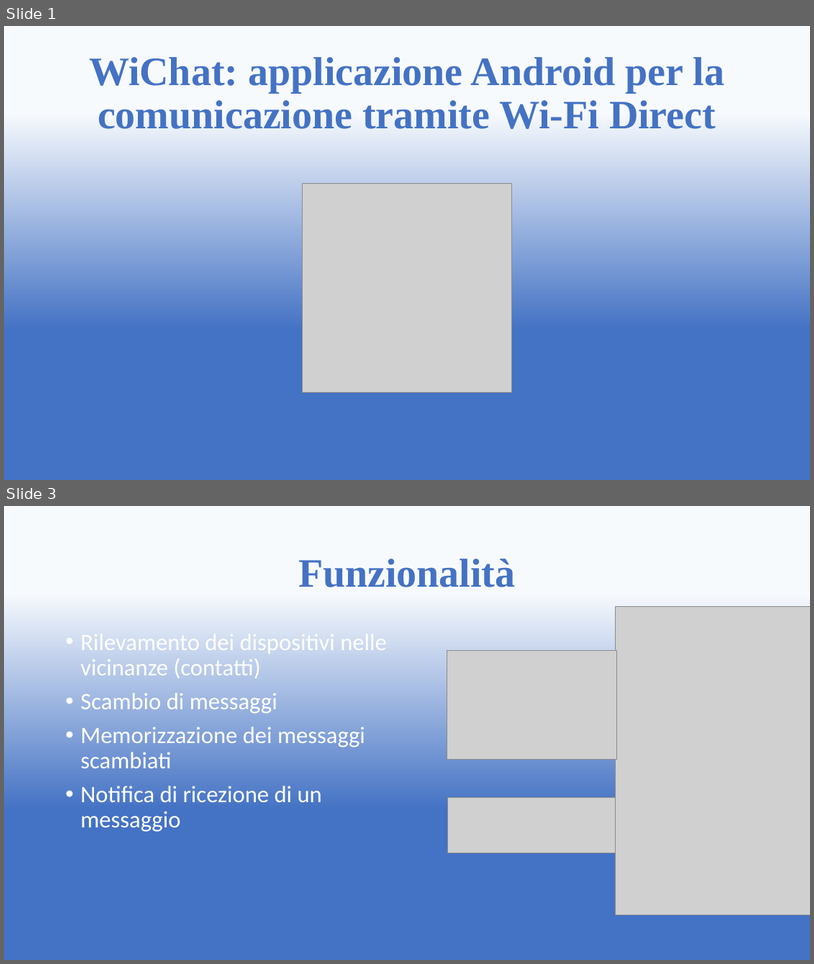
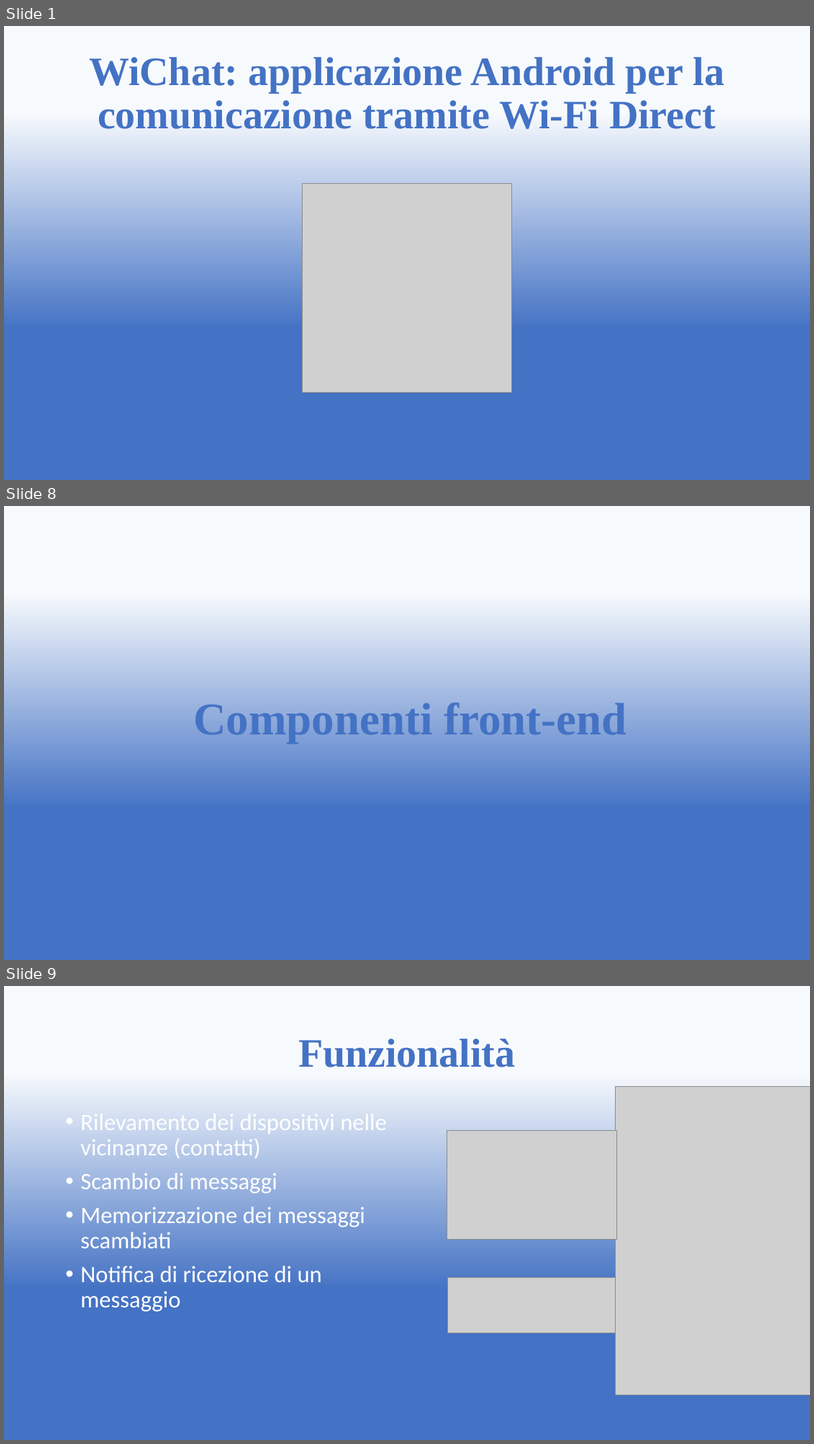
Before and after one commit to Nilio88/hello-world, a slide deck: Presentazione WiChat.pptx. Shown one above the other, each under a label of ours: slides 1 and 3 before the commit, slides 1, 8 and 9 after it; the slides between them are not shown. The pictures are 814x964 and 814x1444 pixels, drawn with LibreOffice and Linux fonts; fonts in the diff are those of the drawing; grey boxes stand for pictures. Boxes give left, top, right and bottom in pixels: in the first picture for what was removed or moved away, otherwise in the second. Text is boxed around its words. In the diff, an @@ line names an element or a change of style, - is before the commit and + after.

```diff
--- a/Presentazione WiChat.pptx
+++ b/Presentazione WiChat.pptx
@@ slide 8 added at (x1=4, y1=506, x2=810, y2=960), background gradient #F7FAFD to #4472C4 @@
@@ title added at (x1=193, y1=703, x2=627, y2=744), 54 pt, text #4472C4, bold @@
+Componenti front-end
@@ what was slide 3 is now slide 9 @@
```
Also in this commit, not shown: 3 slides changed, 4 other slides added.
